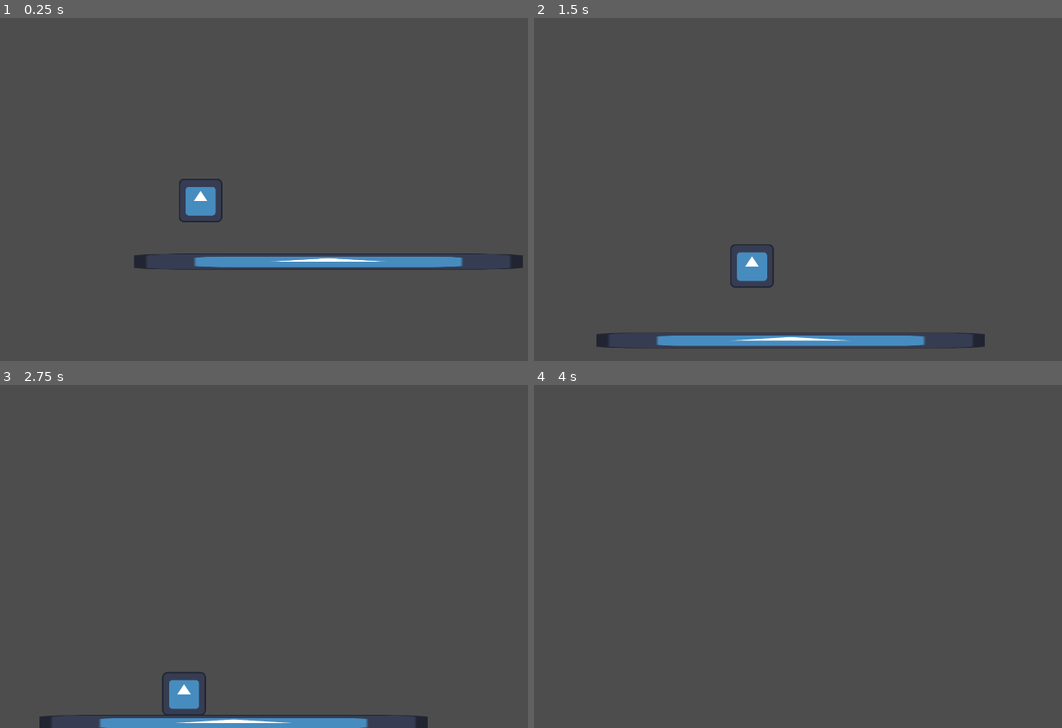
Above: before the commit, frames 1-4 (two rows, left to right).
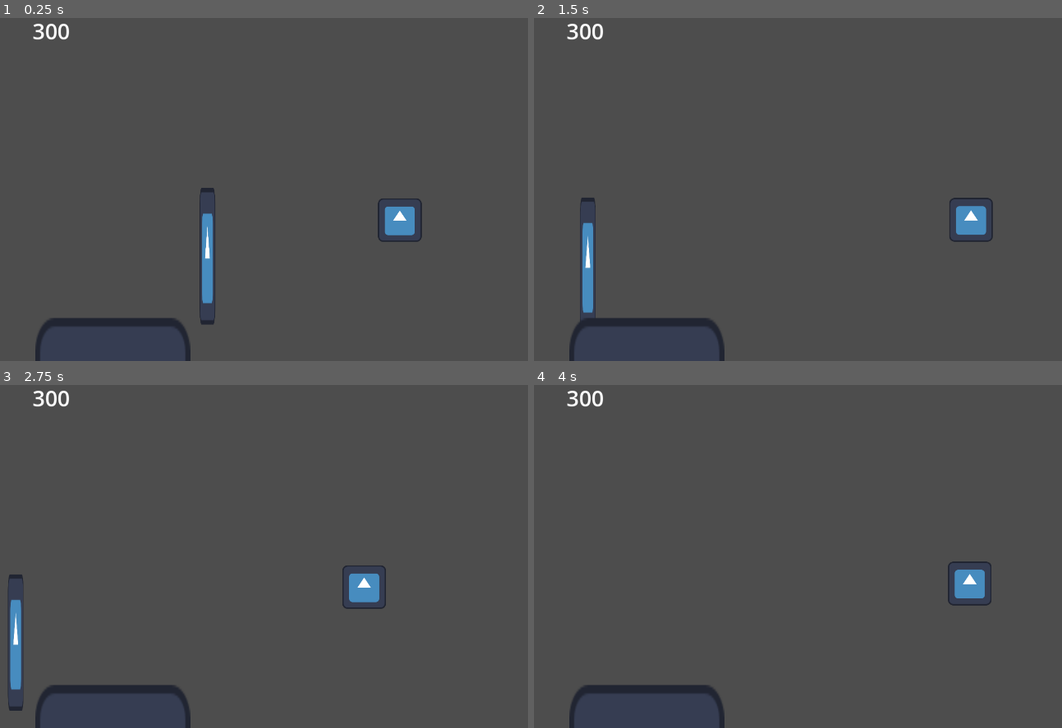
Above: after the commit, the same moments.

Repository: GiFlorin/backpacker-craze
Game: Godot game, scene res://Assets/Features/Destinations/du_1.tscn
The game is run twice, just before and just after one commit, with the same random seed, the same clock (stepped at 60 frames per second) and the same inputs. Before the commit the project starts from res://Assets/Features/Destinations/dp_1.tscn. The engine's default icon, where the game draws it, is replaced by a stand-in: a white triangle on a blue panel in a dark square.
Inputs (mouse positions are in pixels of both pictures, inside the frame that each line leads up to):
- Up to frame 1 (0.25 s): no input
- Up to frame 2 (1.5 s): move the mouse to (1003, 158) at 0.52 s; hold D (Right) from 0.53 s (still down); tap Up (Up) at 0.77 s; move the mouse to (729, 196) at 1.27 s
- Up to frame 3 (2.75 s): tap Up (Up) at 1.52 s; move the mouse to (396, 463) at 2.02 s; release D (Right) at 2.03 s; hold A (Left) from 2.03 s (still down)
- Up to frame 4 (4 s): move the mouse to (829, 618) at 2.77 s; release A (Left) at 2.78 s; hold D (Right) from 2.78 s (still down); tap Up (Up) at 3.02, 3.77 s; move the mouse to (1056, 597) at 3.52 s

The runs differ from the first frame. In frame 1, 5.1% of the frame differs, in the area x 6-100%, y 1-100%; in frame 2, 4.8%; in frame 3, 4.6%; in frame 4, 1.7%.

Commit message:
phone ease in/out animation and GUI layer

Diff:
--- /dev/null
+++ b/Assets/Core/GUI/gui.tscn
@@ -0,0 +1,18 @@
+[gd_scene load_steps=2 format=3 uid="uid://bnxhl4u2pv02m"]
+
+[ext_resource type="PackedScene" uid="uid://cc2x16lkbvmvq" path="res://Assets/Features/Phone/phone.tscn" id="1_og5me"]
+
+[node name="GUI" type="CanvasLayer"]
+physics_interpolation_mode = 1
+
+[node name="Phone" parent="." instance=ExtResource("1_og5me")]
+position = Vector2(330, 1350)
+
+[node name="money_lbl" type="Label" parent="."]
+offset_left = 95.0
+offset_top = 68.0
+offset_right = 135.0
+offset_bottom = 117.0
+theme_override_font_sizes/font_size = 64
+text = "300
+"
--- /dev/null
+++ b/Assets/Core/game_manager.gd
@@ -0,0 +1,7 @@
+extends Node2D
+
+var money: int = 0
+var happiness: int = 0
+var cur_destination = ''
+
+# NPC relationship levels
--- /dev/null
+++ b/Assets/Core/game_manager.tscn
@@ -0,0 +1,6 @@
+[gd_scene load_steps=2 format=3 uid="uid://deg5iy4qvksd3"]
+
+[ext_resource type="Script" uid="uid://8n25wocoi0y" path="res://Assets/Core/game_manager.gd" id="1_li45h"]
+
+[node name="game_manager" type="Node2D"]
+script = ExtResource("1_li45h")
--- a/Assets/Features/Destinations/dp_1.tscn
+++ b/Assets/Features/Destinations/dp_1.tscn
@@ -13,7 +13,6 @@
 
 [node name="Camera2D" type="Camera2D" parent="Player"]
 position = Vector2(371, -25)
-position_smoothing_enabled = true
 
 [node name="RigidBody2D" type="RigidBody2D" parent="."]
 
--- a/Assets/Features/Destinations/du_1.tscn
+++ b/Assets/Features/Destinations/du_1.tscn
@@ -1,7 +1,8 @@
-[gd_scene load_steps=3 format=3 uid="uid://ju21ncpn3rae"]
+[gd_scene load_steps=4 format=3 uid="uid://ju21ncpn3rae"]
 
 [ext_resource type="PackedScene" uid="uid://cfw8yi70insj3" path="res://Assets/Features/Player/top-down/player_top_down.tscn" id="1_tvra2"]
 [ext_resource type="Texture2D" uid="uid://7q8nimwtc8d4" path="res://Assets/Shared/icon.svg" id="2_y2o7w"]
+[ext_resource type="PackedScene" uid="uid://bnxhl4u2pv02m" path="res://Assets/Core/GUI/gui.tscn" id="3_y2o7w"]
 
 [node name="du_1" type="Node2D"]
 
@@ -16,3 +17,5 @@
 position = Vector2(-353, 233)
 scale = Vector2(0.3577375, 3.1244721)
 texture = ExtResource("2_y2o7w")
+
+[node name="GUI" parent="." instance=ExtResource("3_y2o7w")]
--- /dev/null
+++ b/Assets/Features/Phone/phone.gd
@@ -0,0 +1,23 @@
+extends Node2D
+
+@onready var animation_player: AnimationPlayer = $AnimationPlayer
+@onready var phone_shape: Node2D = $phone_shape
+
+var phone_active: bool = false
+
+func _ready() -> void:
+	$phone_shape/phone_area.mouse_entered.connect(_on_mouse_entered_phone)
+	$phone_shape/phone_area.mouse_exited.connect(_on_mouse_exited_phone)
+	phone_shape.position.y = 0
+
+func _on_mouse_entered_phone():
+	phone_active = true
+	animation_player.play('phone_in')
+
+func _on_mouse_exited_phone():
+	phone_active = false
+	animation_player.play_backwards("phone_in")
+
+func _process(delta: float) -> void:
+	if !phone_active:
+		pass
--- /dev/null
+++ b/Assets/Features/Phone/phone.tscn
@@ -0,0 +1,78 @@
+[gd_scene load_steps=7 format=3 uid="uid://cc2x16lkbvmvq"]
+
+[ext_resource type="Script" uid="uid://djscq2tfvddsv" path="res://Assets/Features/Phone/phone.gd" id="1_c0dgp"]
+[ext_resource type="Texture2D" uid="uid://7q8nimwtc8d4" path="res://Assets/Shared/icon.svg" id="1_fu88h"]
+
+[sub_resource type="Animation" id="Animation_c0dgp"]
+resource_name = "phone_in"
+length = 0.7
+tracks/0/type = "value"
+tracks/0/imported = false
+tracks/0/enabled = true
+tracks/0/path = NodePath("phone_shape:position:y")
+tracks/0/interp = 1
+tracks/0/loop_wrap = true
+tracks/0/keys = {
+"times": PackedFloat32Array(),
+"transitions": PackedFloat32Array(),
+"update": 1,
+"values": []
+}
+tracks/1/type = "bezier"
+tracks/1/imported = false
+tracks/1/enabled = true
+tracks/1/path = NodePath("phone_shape:position:y")
+tracks/1/interp = 1
+tracks/1/loop_wrap = true
+tracks/1/keys = {
+"handle_modes": PackedInt32Array(2, 0),
+"points": PackedFloat32Array(0, 0, 0, 0.6166667, 1.5, -750, -0.25, 0, 0.25, 0),
+"times": PackedFloat32Array(0.05, 0.6666667)
+}
+
+[sub_resource type="Animation" id="Animation_04dg6"]
+length = 0.001
+tracks/0/type = "bezier"
+tracks/0/imported = false
+tracks/0/enabled = true
+tracks/0/path = NodePath("phone_shape:position:y")
+tracks/0/interp = 1
+tracks/0/loop_wrap = true
+tracks/0/keys = {
+"handle_modes": PackedInt32Array(0),
+"points": PackedFloat32Array(-168, -0.25, 0, 0.25, 0),
+"times": PackedFloat32Array(0)
+}
+
+[sub_resource type="AnimationLibrary" id="AnimationLibrary_04dg6"]
+_data = {
+&"RESET": SubResource("Animation_04dg6"),
+&"phone_in": SubResource("Animation_c0dgp")
+}
+
+[sub_resource type="RectangleShape2D" id="RectangleShape2D_04dg6"]
+size = Vector2(175.5079, 401.73138)
+
+[node name="Phone" type="Node2D"]
+script = ExtResource("1_c0dgp")
+
+[node name="AnimationPlayer" type="AnimationPlayer" parent="."]
+libraries = {
+&"": SubResource("AnimationLibrary_04dg6")
+}
+
+[node name="phone_shape" type="Node2D" parent="."]
+position = Vector2(0, -168)
+scale = Vector2(3.544, 2.4593546)
+
+[node name="phone_area" type="Area2D" parent="phone_shape"]
+
+[node name="CollisionShape" type="CollisionShape2D" parent="phone_shape/phone_area"]
+position = Vector2(-1.410839, -2.4396667)
+shape = SubResource("RectangleShape2D_04dg6")
+
+[node name="Sprite_rig" type="Sprite2D" parent="phone_shape"]
+scale = Vector2(1, 2.515625)
+texture = ExtResource("1_fu88h")
+
+[node name="Sprite_bg" type="Sprite2D" parent="phone_shape"]
--- a/project.godot
+++ b/project.godot
@@ -11,9 +11,13 @@
 [application]
 
 config/name="Backpacker Craze"
-run/main_scene="uid://bne0yuwbpv2gt"
+run/main_scene="uid://ju21ncpn3rae"
 config/features=PackedStringArray("4.5", "GL Compatibility")
 config/icon="res://Assets/Shared/icon.svg"
+
+[autoload]
+
+GameManager="*res://Assets/Core/game_manager.gd"
 
 [display]
 
Not shown, added: Assets/Core/game_manager.gd.uid
Not shown, added: Assets/Features/Phone/phone.gd.uid
